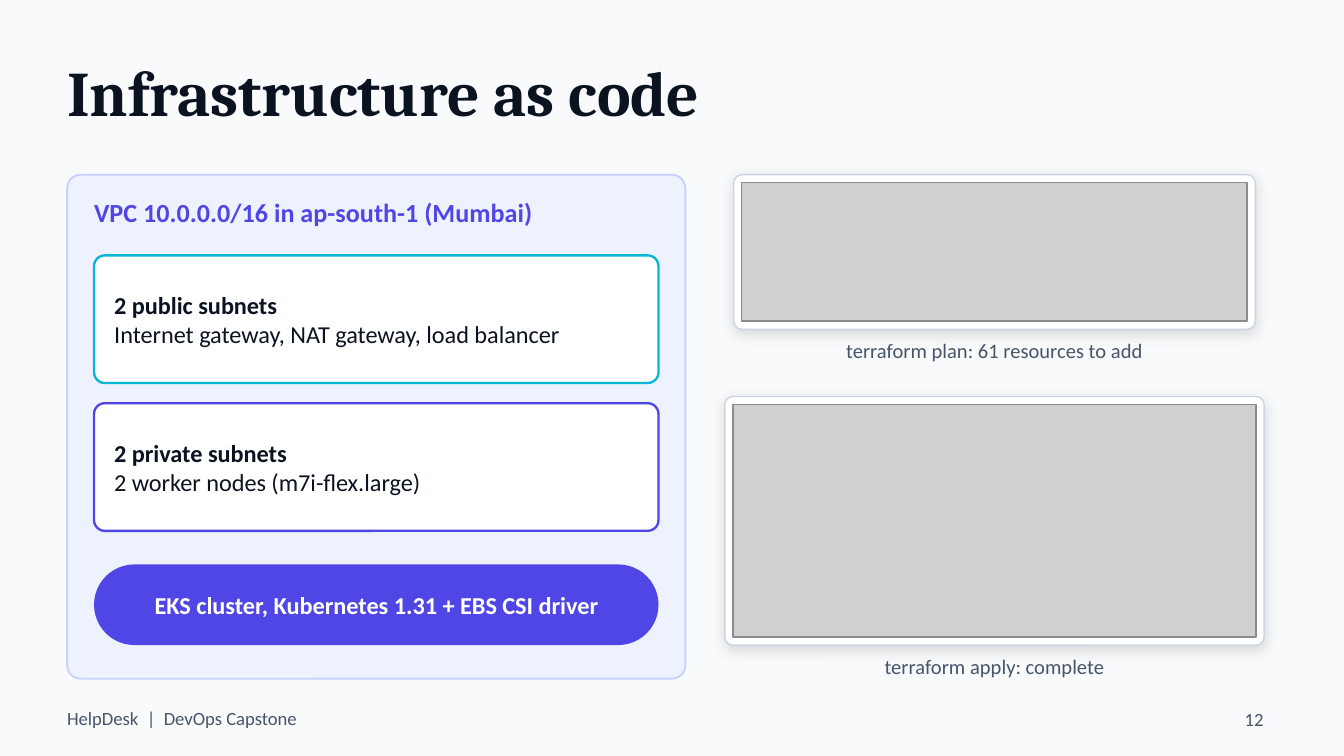
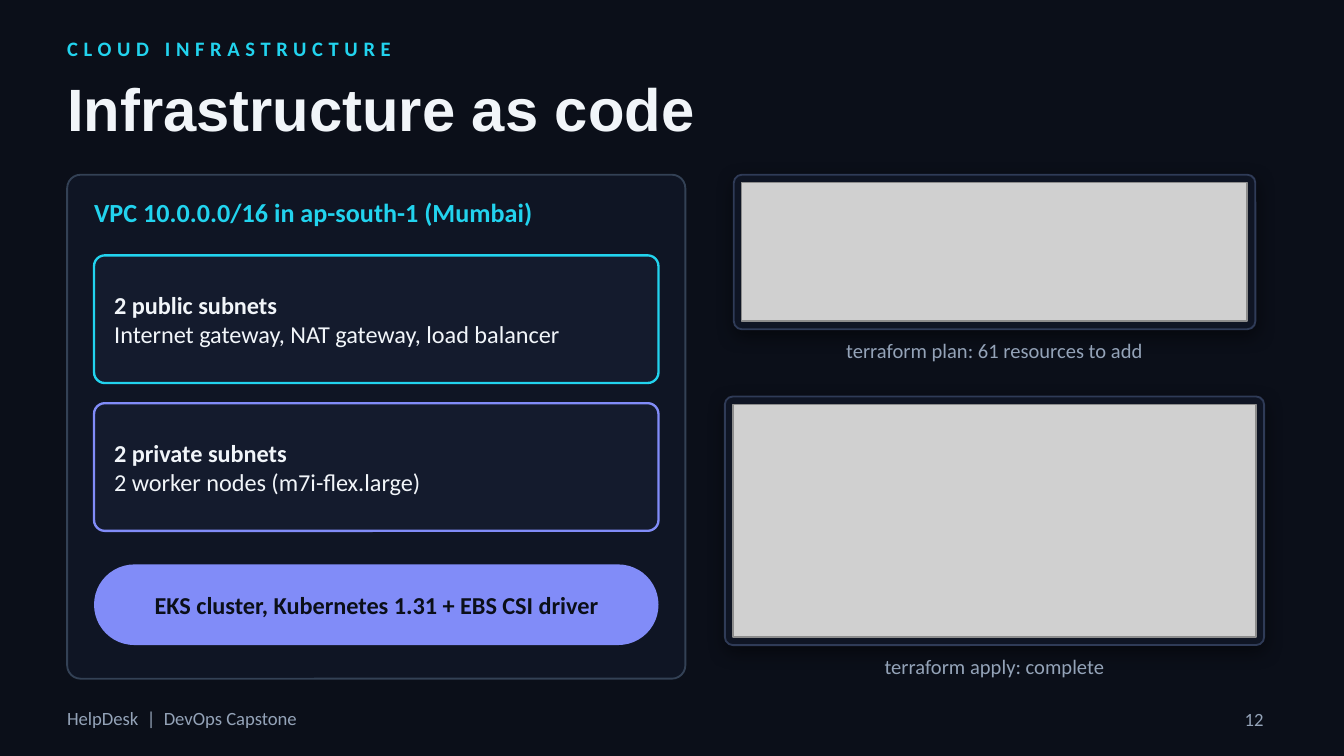
Before and after one commit to parthtaneja0001/helpdesk-devops-capstone, a slide deck: slide 12 of docs/HelpDesk-DevOps-Capstone.pptx. Drawn at 1344x756 pixels with LibreOffice and Linux fonts; fonts in the diff are those of the drawing; grey boxes stand for pictures; background and template pictures are left out. Boxes give left, top, right and bottom in pixels: in the first picture for what was removed or moved away, otherwise in the second. Text is boxed around its words. In the diff, an @@ line names an element or a change of style, - is before the commit and + after.

Commit message:
docs: restyle presentation with a dark theme and cleaner typography

```diff
--- a/docs/HelpDesk-DevOps-Capstone.pptx
+++ b/docs/HelpDesk-DevOps-Capstone.pptx
@@ background #F8FAFC to picture (left out) @@
@@ text added at bbox=[67, 42, 391, 56], 11 pt, text #22D3EE, bold @@
+CLOUD INFRASTRUCTURE
@@ title "Infrastructure as code": place and size @@
-title "Infrastructure as code" at bbox=[67, 71, 699, 117]
+title "Infrastructure as code" at bbox=[67, 87, 694, 132]
@@ title "Infrastructure as code" at bbox=[67, 87, 694, 132]: size 34 to 32 pt, font Cambria to Arial, text colour #0B1220 to #F1F5F9 @@
@@ rounded rectangle at bbox=[67, 175, 685, 679]: fill #EEF2FF to #0F1524; outline #C7D2FE 1 pt to #334155 1 pt @@
@@ rounded rectangle at bbox=[734, 175, 1255, 329]: fill #FFFFFF to #0F1524; outline #CBD5E1 0.75 pt to #2F3B57 1 pt; shadow changed @@
@@ text "VPC 10.0.0.0/16 in ap-south-1 (Mumbai)" at bbox=[94, 203, 532, 226]: text colour #4F46E5 to #22D3EE @@
@@ rounded rectangle at bbox=[94, 255, 659, 383]: fill #FFFFFF to #141B2D; outline #06B6D4 1.25 pt to #22D3EE 1.25 pt @@
@@ text "2 public subnets" at bbox=[114, 297, 559, 347]: text colour #0B1220 to #F1F5F9 @@
@@ rounded rectangle at bbox=[94, 403, 659, 531]: fill #FFFFFF to #141B2D; outline #4F46E5 1.25 pt to #818CF8 1.25 pt @@
@@ text "2 private subnets" at bbox=[114, 445, 420, 495]: text colour #0B1220 to #F1F5F9 @@
@@ rounded rectangle at bbox=[724, 396, 1263, 645]: fill #FFFFFF to #0F1524; outline #CBD5E1 0.75 pt to #2F3B57 1 pt; shadow changed @@
@@ text "EKS cluster, Kubernetes 1.31 + ..." at bbox=[155, 597, 599, 617]: text colour #FFFFFF to #0B0F19 @@
@@ rounded rectangle at bbox=[94, 564, 659, 645]: fill #4F46E5 to #818CF8 @@
@@ text colour #475569 to #94A3B8 in 4 elements at bbox=[67, 712, 296, 728], bbox=[846, 344, 1142, 362], bbox=[885, 660, 1104, 678], bbox=[1245, 714, 1264, 726] @@
```
Also in this commit, not shown: 23 other slides changed.
